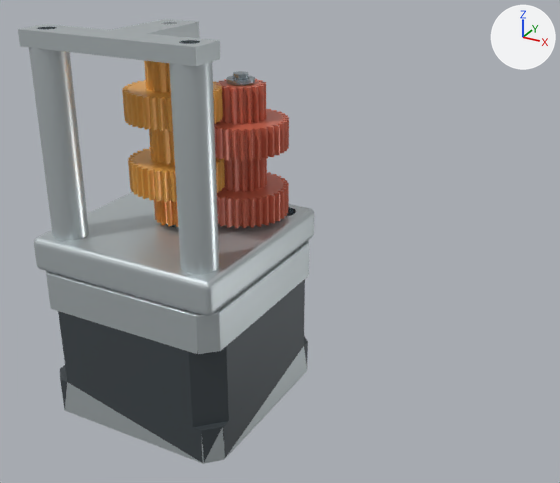
The Blender file projects/3d/blender/nema-17-spur-stacked/nema17-spur-stacked.blend, before and after one commit.
Before and after are seen from a camera (50 mm lens) standing at (61.0, -209.0, 101.7) and looking at (-26.4, -50.2, 22.3). Arrows for +X, +Y and +Z are at upper right; the lights stay in place. The older version comes first.

Before the edit, the objects in view are built like this:
```python
ob_nema_17 = bpy.data.objects.new('NEMA_17', me_nema_17)
ob_nema_17.location = (-31.9, -88.6, 0.9)
ob_s1___18t_motor_pinion = bpy.data.objects.new('S1 | 18T motor pinion', me_s1___18t_motor_pinion_001)
ob_s1___18t_motor_pinion.location = (-28.9, -88.6, 33.9)
ob_s1___36t_gear___18t_connector = bpy.data.objects.new('S1 | 36T gear + 18T connector', me_s1___36t_gear___18t_connector_001)
ob_s1___36t_gear___18t_connector.location = (-19.3, -79.0, 33.9)
ob_s1___36t_gear___18t_connector.rotation_euler = (0.0, 0.0, 0.0436)  # degrees (0, 0, 2.5)
ob_s1___3mm_fixed_output_axle = bpy.data.objects.new('S1 | 3mm fixed output axle', me_cylinder_029)
ob_s1___3mm_fixed_output_axle.location = (-19.3, -79.0, 46.4)
ob_s1___42mm_mounting_plate = bpy.data.objects.new('S1 | 42mm mounting plate', me_cube_002)
ob_s1___42mm_mounting_plate.location = (-28.9, -88.6, 37.4)
ob_s2___36t_gear___18t_connector = bpy.data.objects.new('S2 | 36T gear + 18T connector', me_s2___36t_gear___18t_connector)
ob_s2___36t_gear___18t_connector.location = (-28.9, -88.6, 33.9)
ob_s2___36t_gear___18t_connector.rotation_euler = (0.0, 0.0, 0.0218)  # degrees (0, 0, 1.2)
ob_s3___36t_gear___18t_connector = bpy.data.objects.new('S3 | 36T gear + 18T connector', me_s3___36t_gear___18t_connector)
ob_s3___36t_gear___18t_connector.location = (-19.3, -79.0, 33.9)
ob_s3___36t_gear___18t_connector.rotation_euler = (0.0, 0.0, 0.0327)  # degrees (0, 0, 1.9)
ob_s3___upper_thrust_washer = bpy.data.objects.new('S3 | upper thrust washer', me_cylinder_042)
ob_s3___upper_thrust_washer.location = (-19.3, -79.0, 69.5)
ob_s4___bridge_standoff__15_5_1 = bpy.data.objects.new('S4 | bridge standoff +15.5', me_cylinder_056)
ob_s4___bridge_standoff__15_5_1.location = (-13.4, -104.1, 59.4)
# also in view: 'S4 | overhead spindle bridge' at (-28.9, -96.1, 79.4); 'S4 | bridge standoff -15.5' at (-44.4, -104.1, 59.4); 'S4 | 36T gear + 18T connector' at (-28.9, -88.6, 69.4)
```
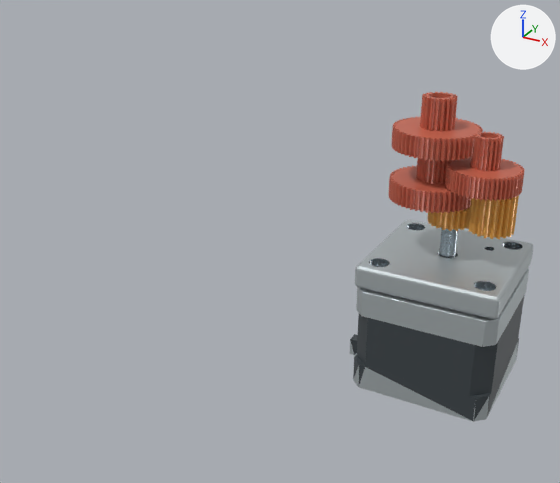
Where the change shows, as pixel boxes (x1, y1, x2, y2) in the pictures (560 x 483 px):
'NEMA_17', moved
    before: (46, 225, 309, 464)
    after: (350, 229, 529, 422)
'S1 | 42mm mounting plate', hidden
    before: (34, 192, 314, 316)
'R100 | 42mm mounting plate', added
    after: (355, 220, 533, 319)
'S4 | bridge standoff +15.5', hidden
    before: (169, 62, 219, 274)
'S4 | bridge standoff -15.5', hidden
    before: (29, 47, 89, 241)
'S4 | overhead spindle bridge', hidden
    before: (18, 19, 220, 66)
'S3 | 36T gear + 18T connector', hidden (red)
    before: (214, 79, 289, 161)
'R100 | S1 50T + 18T.002', added (red)
    after: (391, 92, 483, 161)
'S1 | 36T gear + 18T connector', hidden (red)
    before: (217, 158, 289, 228)
'R100 | S1 50T + 18T.001', added (red)
    after: (445, 131, 525, 201)
'S4 | 36T gear + 18T connector', hidden (orange)
    before: (122, 61, 223, 131)
'R100 | S1 50T + 18T', added (red)
    after: (389, 158, 471, 213)
'S2 | 36T gear + 18T connector', hidden (orange)
    before: (128, 128, 225, 202)
'R100 | input 20T.001', added (orange)
    after: (467, 195, 519, 239)
'R100 | input 20T', added (orange)
    after: (427, 208, 469, 231)
'S1 | 18T motor pinion', hidden (orange)
    before: (154, 199, 178, 227)
'S3 | upper thrust washer', hidden
    before: (226, 76, 255, 85)
'S1 | 3mm fixed output axle', hidden
    before: (233, 71, 248, 85)

The change, as a diff of the scene's bpy script:
```diff
--- a/projects/3d/blender/nema-17-spur-stacked/nema17-spur-stacked.blend.py
+++ b/projects/3d/blender/nema-17-spur-stacked/nema17-spur-stacked.blend.py
@@ ob_nema_17 @@
 ob_nema_17 = bpy.data.objects.new('NEMA_17', me_nema_17)
-ob_nema_17.location = (-31.9, -88.6, 0.9)
+ob_nema_17.location = (0.0, 0.0, -35.5)
@@ ob_s1___42mm_mounting_plate @@
 ob_s1___42mm_mounting_plate.location = (-28.9, -88.6, 37.4)
+ob_s1___42mm_mounting_plate.hide_set(True)  # its collection is switched off
@@ ob_s1___3mm_fixed_output_axle @@
 ob_s1___3mm_fixed_output_axle.location = (-19.3, -79.0, 46.4)
+ob_s1___3mm_fixed_output_axle.hide_set(True)  # its collection is switched off
@@ ob_s1___18t_motor_pinion @@
 ob_s1___18t_motor_pinion.location = (-28.9, -88.6, 33.9)
+ob_s1___18t_motor_pinion.hide_set(True)  # its collection is switched off
@@ ob_s1___36t_gear___18t_connector @@
 ob_s1___36t_gear___18t_connector.rotation_euler = (0.0, 0.0, 0.0436)  # degrees (0, 0, 2.5)
+ob_s1___36t_gear___18t_connector.hide_set(True)  # its collection is switched off
@@ ob_s2___36t_gear___18t_connector @@
 ob_s2___36t_gear___18t_connector.rotation_euler = (0.0, 0.0, 0.0218)  # degrees (0, 0, 1.2)
+ob_s2___36t_gear___18t_connector.hide_set(True)  # its collection is switched off
@@ ob_s3___36t_gear___18t_connector @@
 ob_s3___36t_gear___18t_connector.rotation_euler = (0.0, 0.0, 0.0327)  # degrees (0, 0, 1.9)
+ob_s3___36t_gear___18t_connector.hide_set(True)  # its collection is switched off
@@ ob_s3___upper_thrust_washer @@
 ob_s3___upper_thrust_washer.location = (-19.3, -79.0, 69.5)
+ob_s3___upper_thrust_washer.hide_set(True)  # its collection is switched off
@@ ob_s4___36t_gear___18t_connector @@
 ob_s4___36t_gear___18t_connector.rotation_euler = (0.0, 0.0, 0.0273)  # degrees (0, 0, 1.6)
+ob_s4___36t_gear___18t_connector.hide_set(True)  # its collection is switched off
@@ ob_s4___overhead_spindle_bridge @@
 ob_s4___overhead_spindle_bridge.location = (0.0, 0.0, 0.0)
+ob_s4___overhead_spindle_bridge.hide_set(True)  # its collection is switched off
@@ ob_s4___bridge_standoff__15_5 @@
 ob_s4___bridge_standoff__15_5.location = (-44.4, -104.1, 59.4)
+ob_s4___bridge_standoff__15_5.hide_set(True)  # its collection is switched off
@@ ob_s4___bridge_standoff__15_5_1 @@
 ob_s4___bridge_standoff__15_5_1.location = (-13.4, -104.1, 59.4)
+ob_s4___bridge_standoff__15_5_1.hide_set(True)  # its collection is switched off
@@ ob_r100___s1_50t___18t_002 @@
+ob_r100___s1_50t___18t_002 = bpy.data.objects.new('R100 | S1 50T + 18T.002', me_r100___s1_50t___18t_003)  # 10188 vertices, 10188 faces; spans x -12.4..12.4, y -10.4..10.4, z 18.0..33.0; in mat_r100___terracotta (red #d06c55)
+ob_r100___s1_50t___18t_002.location = (-3.4, 0.2, 19.2)
+ob_r100___s1_50t___18t_002.rotation_euler = (0.0, 0.0, 0.0314)  # degrees (0, 0, 1.8)
+ob_r100___s1_50t___18t_002.scale = (1.0, 1.2, 1.0)
@@ ob_r100___s1_50t___18t_001 @@
+ob_r100___s1_50t___18t_001 = bpy.data.objects.new('R100 | S1 50T + 18T.001', me_r100___s1_50t___18t_003.copy())
+ob_r100___s1_50t___18t_001.location = (11.6, -1.2, 10.1)
+ob_r100___s1_50t___18t_001.rotation_euler = (0.0, 0.0, 0.0314)  # degrees (0, 0, 1.8)
+ob_r100___s1_50t___18t_001.scale = (0.843, 1.01, 1.0)
@@ ob_r100___input_20t_001 @@
+ob_r100___input_20t_001 = bpy.data.objects.new('R100 | input 20T.001', me_r100___input_20t_004)  # 2160 vertices, 2160 faces; spans x -6.5..6.5, y -6.5..6.5, z 34.8..46.4; in mat_r100___amber (orange #f1af55)
+ob_r100___input_20t_001.location = (14.9, -0.1, -19.5)
@@ ob_r100___s1_50t___18t @@
+ob_r100___s1_50t___18t = bpy.data.objects.new('R100 | S1 50T + 18T', me_r100___s1_50t___18t_003.copy())
+ob_r100___s1_50t___18t.location = (-3.4, 0.2, 3.9)
+ob_r100___s1_50t___18t.rotation_euler = (0.0, 0.0, 0.0314)  # degrees (0, 0, 1.8)
+ob_r100___s1_50t___18t.scale = (1.0, 1.2, 1.0)
@@ ob_r100___input_20t @@
+ob_r100___input_20t = bpy.data.objects.new('R100 | input 20T', me_r100___input_20t_001)  # 2160 vertices, 2160 faces; spans x -4.4..4.4, y -4.4..4.4, z 18.0..24.0; in mat_r100___amber (orange #f1af55)
+ob_r100___input_20t.location = (2.9, 0.0, -2.6)
+ob_r100___input_20t.scale = (1.48, 1.48, 1.0)
@@ ob_r100___42mm_mounting_plate @@
+ob_r100___42mm_mounting_plate = bpy.data.objects.new('R100 | 42mm mounting plate', me_cube_007)  # 2272 vertices, 1223 faces; spans x -21.0..21.0, y -21.0..21.0, z -3.5..3.5; in mat_gearbox___satin_aluminum (light grey #cbd4d7), mat_gearbox___steel (grey #a2adb5)
+ob_r100___42mm_mounting_plate.location = (3.0, 0.0, 1.7)
```
